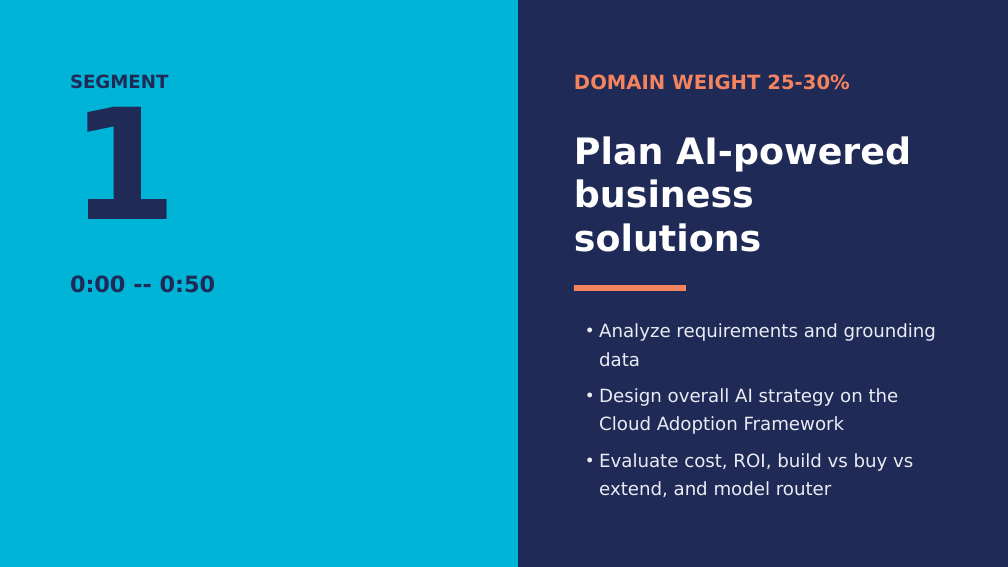
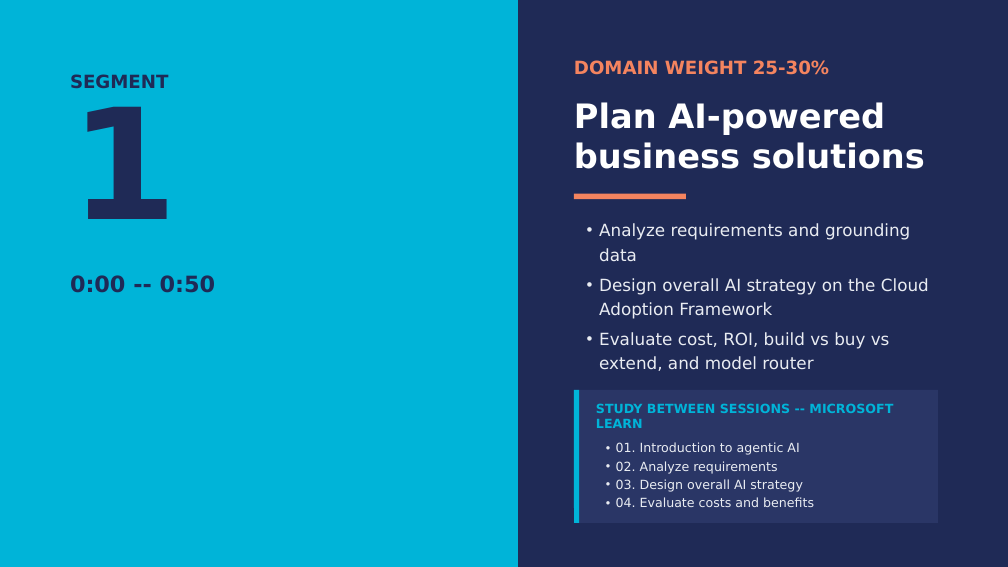
Before and after one commit to timothywarner-org/ab100, a slide deck: slide 3 of docs/ab100-course-deck-april-2026.pptx. Drawn at 1008x567 pixels with LibreOffice and Linux fonts; fonts in the diff are those of the drawing. Boxes give left, top, right and bottom in pixels: in the first picture for what was removed or moved away, otherwise in the second. Text is boxed around its words. In the diff, an @@ line names an element or a change of style, - is before the commit and + after.

Commit message:
feat(src): POC Foundry agent + MCP + ACA + APIM stack
End-to-end deployable stack under /src for the AB-100 Hour 3 demo:
caller -> APIM (Consumption, subscription key, rate-limit, rewrite-uri)
       -> ACA Container App (UAMI, public ingress, /health probe)
       -> Python MCP server (FastMCP, stateless, /mcp POST)
       -> Foundry project Responses API on gpt-5.4-1.

Verified live against the scribe-foundry-resource / scribe-project
Foundry account: tools/list and tools/call ask_agent both return 200
through APIM with the agent's voice intact.

Build pipeline:
- src/app/        Python MCP server + Dockerfile
- src/infra/      Bicep (identity, logs, acr, aca, apim) at API
                  version 2025-01-01
- src/policies/   APIM inbound policy (rate-limit + set-backend +
                  rewrite-uri /mcp); rate-limit-by-key was rejected on
                  Consumption tier so we use plain rate-limit
- src/scripts/    00-login, 01-build-and-push (RG+UAMI+ACR bootstrap +
                  az acr build), 02-deploy-infra, 03-test (uses az rest
                  to bypass local apim ext bugs), 99-teardown
- src/README.md   one-page run book + AB-100 mapping

Removes the empty src/hourN-theme/README.md scaffolds (the four hours
now have their own real artifacts elsewhere). Adds .claude/ to
.gitignore for per-session agent state.

Also bundles standing edits to CLAUDE.md, README.md, course plan,
study resources, the Apr 2026 deck, and the local mirror of the
Architect Agentic AI Learn path under docs/learning-paths/.

```diff
--- a/docs/ab100-course-deck-april-2026.pptx
+++ b/docs/ab100-course-deck-april-2026.pptx
@@ text "DOMAIN WEIGHT 25-30%": place and size @@
-text "DOMAIN WEIGHT 25-30%" at (574, 74, 849, 90)
+text "DOMAIN WEIGHT 25-30%" at (574, 60, 829, 75)
@@ text "DOMAIN WEIGHT 25-30%" at (574, 60, 829, 75): size 14 to 13 pt; less space between paragraphs @@
@@ text "Plan AI-powered business solutions": place and size @@
-text "Plan AI-powered business solutions" at (574, 136, 911, 252)
+text "Plan AI-powered business solutions" at (574, 102, 925, 169)
@@ text "Plan AI-powered business solutions" at (574, 102, 925, 169): size 26 to 24 pt; less space between paragraphs @@
@@ rectangle: place and size @@
-rectangle at (574, 285, 685, 291)
+rectangle at (574, 194, 685, 200)
@@ text "Analyze requirements and grounding data": place and size @@
-text "Analyze requirements and grounding data" at (599, 323, 936, 497)
+text "Analyze requirements and grounding data" at (599, 223, 929, 371)
@@ text "Analyze requirements and grounding data" at (599, 223, 929, 371): size 13 to 12 pt; line spacing 20.1pt to 17.4pt; less space between paragraphs @@
@@ rectangle added at (574, 390, 937, 523), fill #2A3666 @@
@@ line added from (577, 390) to (577, 523), #00B4D8 3.75 pt @@
@@ text added at (596, 403, 893, 428), 9 pt, text #00B4D8, bold @@
+STUDY BETWEEN SESSIONS -- MICROSOFT LEARN
@@ text added at (616, 442, 814, 507), 9 pt, text #E9ECF2 @@
+• 01. Introduction to agentic AI
+• 02. Analyze requirements
+• 03. Design overall AI strategy
+• 04. Evaluate costs and benefits
```
Also in this commit, not shown: 4 other slides changed, 8 slides added, 1 slide removed, 41 other files.
